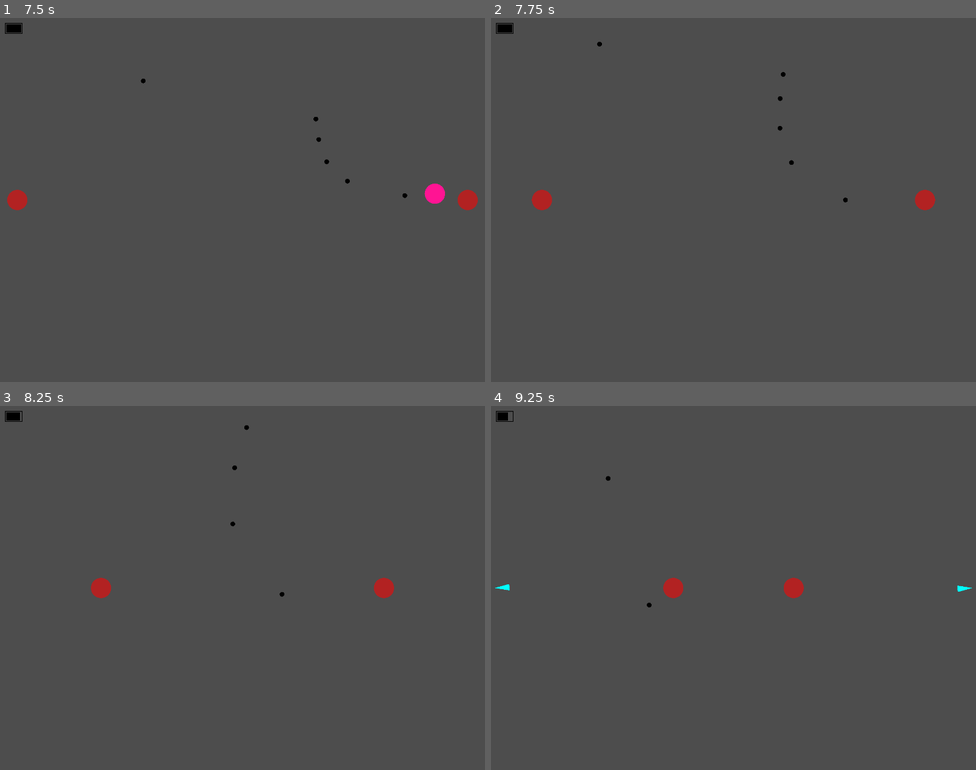
Above: before the commit, frames 1-4 (two rows, left to right).
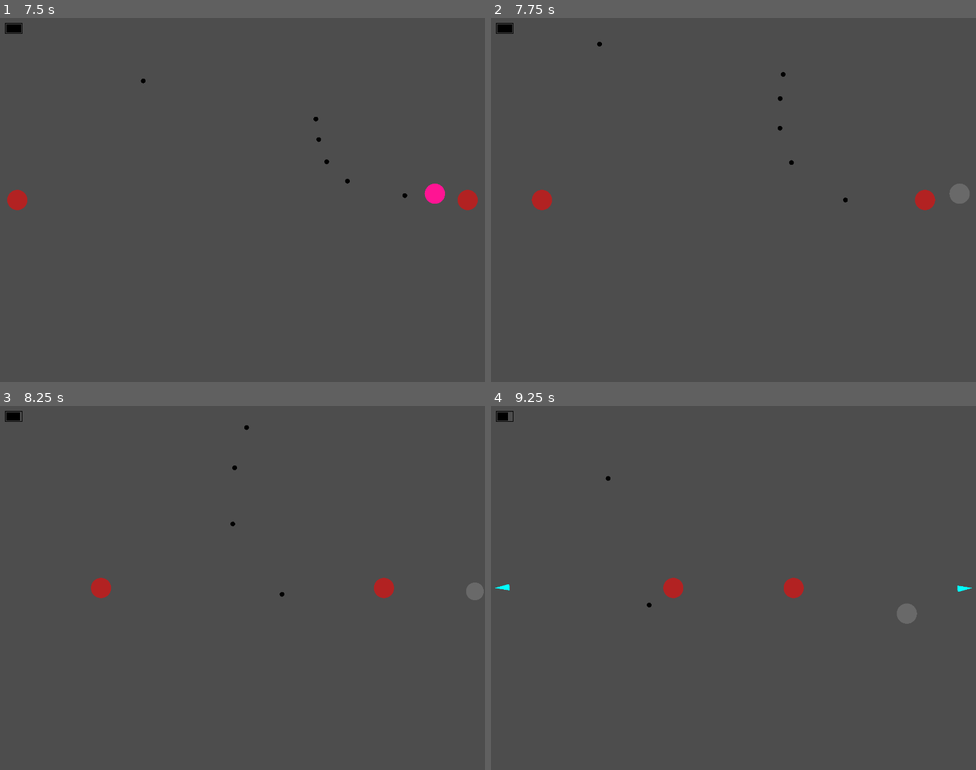
Above: after the commit, the same moments.

Repository: yancouto/psych0
Game: Godot game, scene res://runner.tscn
Two runs of this game, one before a commit and one after it. Both use one fixed random seed, a clock stepped at 60 frames per second and the inputs below.
Inputs (mouse positions are in pixels of both pictures, inside the frame that each line leads up to):
- Up to frame 1 (7.5 s): tap Enter at 0.5 s; move the mouse to (349, 181) at 0.52 s; press the mouse at (349, 181) at 0.53 s; hold D (move_right) 0.53-1.28 s; move the mouse to (145, 218) at 1.27 s; release the mouse at (145, 218) at 1.28 s; hold S (move_down) 1.28-2.03 s; right-click (145, 218) at 1.35 s; click (145, 218) at 1.55 s; move the mouse to (291, 119) at 2.02 s; press the mouse at (291, 119) at 2.03 s; hold D (move_right) 2.03-2.78 s; move the mouse to (218, 272) at 2.77 s; release the mouse at (218, 272) at 2.78 s; hold W (move_up) 2.78-3.53 s; click (218, 272) at 2.85 s; move the mouse to (388, 254) at 3.52 s; hold Right mouse button (bullet_time) 3.53-4.28 s; hold A (move_left) 3.53-5.03 s; click (388, 254) at 3.8 s; move the mouse to (97, 145) at 4.27 s; click (97, 145) at 4.35 s; move the mouse to (266, 200) at 5.02 s; press the mouse at (266, 200) at 5.03 s; hold S (move_down) 5.03-5.78 s; move the mouse to (169, 109) at 5.77 s; release the mouse at (169, 109) at 5.78 s; hold D (move_right) 5.78-6.53 s; right-click (169, 109) at 5.85 s; click (169, 109) at 6.05 s; move the mouse to (349, 181) at 6.52 s; press the mouse at (349, 181) at 6.53 s; hold W (move_up) 6.53-7.28 s; move the mouse to (145, 218) at 7.27 s; release the mouse at (145, 218) at 7.28 s; hold D (move_right) from 7.28 s (still down); click (145, 218) at 7.35 s
- Up to frame 2 (7.75 s): keep holding D (move_right)
- Up to frame 3 (8.25 s): move the mouse to (291, 507) at 8.02 s; release D (move_right) at 8.03 s; hold S (move_down) from 8.03 s (still down); hold Right mouse button (bullet_time) from 8.03 s (still down)
- Up to frame 4 (9.25 s): click (782, 507) at 8.3 s; move the mouse to (709, 660) at 8.77 s; release S (move_down) at 8.78 s; release Right mouse button (bullet_time) at 8.78 s; hold A (move_left) from 8.78 s (still down); click (709, 660) at 8.85 s

Frame 1 is identical in both runs. In frame 2, 0.2% of the frame differs, in the area x 94-99%, y 45-51%; in frame 3, 0.1%; in frame 4, 0.2%, in the area x 83-88%, y 54-60%.

Commit message:
Player reviving
Plus some invencibility. I wanted to make everything slow mo, but that needs some refactoring so I didn't do it yet.
closes #9

Diff:
--- a/player.gd
+++ b/player.gd
@@ -1,7 +1,9 @@
 extends Area2D
-signal hit
+
 
 const BASE_RADIUS := 30.
+
+enum State { ALIVE, RECOVERING, DEAD }
 
 @export var SHOT_COOLDOWN := 0.2
 @export var speed := 400
@@ -13,6 +15,11 @@
 		radius = r
 var draw_radius : float
 var cur_shot_cooldown := 0.
+var lives := 5
+var state := State.ALIVE
+var recovering_cooldown := 0.
+var color_a := 1.
+var color_a_tween: Tween = null
 
 func _ready() -> void:
 	position = Vector2(LevelBuilder.W / 2, LevelBuilder.H / 2)
@@ -23,6 +30,7 @@
 func _process(dt: float) -> void:
 	if !is_visible():
 		return
+	queue_redraw()
 	dt = %BulletTime.fix_delta(dt)
 	var vel = Vector2.ZERO
 	if Input.is_action_pressed("move_down"):
@@ -37,20 +45,30 @@
 		position += vel.normalized() * speed * dt
 		position = position.clamp(Vector2(radius, radius), Vector2(LevelBuilder.W - radius, LevelBuilder.H - radius))
 
-	# Shooting
-	cur_shot_cooldown -= dt
-	if cur_shot_cooldown <= 0 && Input.is_action_pressed("shoot"):
-		cur_shot_cooldown = SHOT_COOLDOWN
-		var shot := preload("res://shot.tscn").instantiate()
-		# TODO: Support controller
-		var dir := (get_viewport().get_mouse_position() - position).normalized()
-		shot.start(position + (radius - shot.radius) * dir, dir * 600)
-		# TODO: Make specific node for shots
-		self.get_parent().add_child(shot)
-	queue_redraw()
+	if state == State.RECOVERING:
+		recovering_cooldown -= dt
+		if recovering_cooldown <= 0:
+			state = State.ALIVE
+			$CollisionShape2D.set_deferred("disabled", false)
+			color_a = 1.
+			color_a_tween.kill()
+	elif state == State.ALIVE:
+		# Shooting
+		cur_shot_cooldown -= dt
+		if cur_shot_cooldown <= 0 && Input.is_action_pressed("shoot"):
+			cur_shot_cooldown = SHOT_COOLDOWN
+			var shot := preload("res://shot.tscn").instantiate()
+			# TODO: Support controller
+			var dir := (get_viewport().get_mouse_position() - position).normalized()
+			shot.start(position + (radius - shot.radius) * dir, dir * 600)
+			# TODO: Make specific node for shots
+			self.get_parent().add_child(shot)
+
 
 func _draw() -> void:
-	draw_circle(Vector2(), draw_radius, Color.DEEP_PINK)
+	var color := Color.DEEP_PINK if state == State.ALIVE else Color.DIM_GRAY
+	color.a = color_a
+	draw_circle(Vector2(), draw_radius, color)
 
 func start(position_: Vector2) -> void:
 	position = position_
@@ -59,10 +77,22 @@
 
 # Hit by an enemy
 func _on_area_entered(_area: Area2D) -> void:
-	print("IVE BEEEN HIT")
-	hide()
-	hit.emit()
+	if state != State.ALIVE:
+		return
+	lives -= 1
+	print("IVE BEEEN HIT (now ", lives, " lives)")
 	$CollisionShape2D.set_deferred("disabled", true)
+	if lives <= 0:
+		state = State.DEAD
+		hide()
+	state = State.RECOVERING
+	recovering_cooldown = 2.
+	var tween := create_tween().set_loops()
+	tween.tween_property(self, 'color_a', 0., 0.1).set_delay(0.25)
+	tween.tween_property(self, 'color_a', 1., 0.1).set_delay(0.1)
+	color_a_tween = tween
+
+
 
 func _on_bullet_time_activated():
 	radius = BASE_RADIUS * .8
